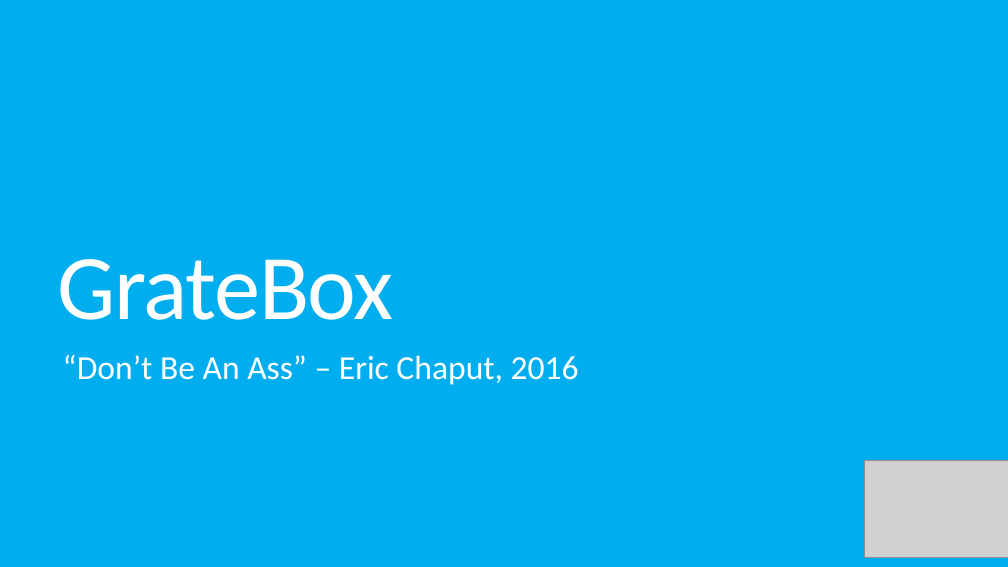
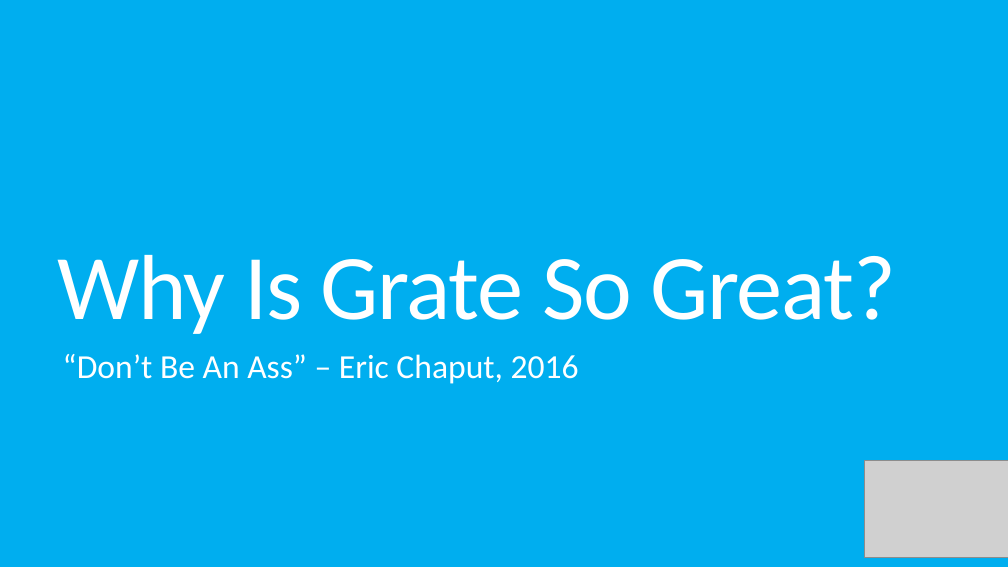
Before and after one commit to KelvinKKLin/GrateBox, a slide deck: slide 7 of Presentation.pptx (slide 1 before the commit). Drawn at 1008x567 pixels with LibreOffice and Linux fonts; fonts in the diff are those of the drawing; grey boxes stand for pictures. Boxes give left, top, right and bottom in pixels: in the first picture for what was removed or moved away, otherwise in the second. Text is boxed around its words. In the diff, an @@ line names an element or a change of style, - is before the commit and + after.

```diff
--- a/Presentation.pptx
+++ b/Presentation.pptx
@@ title at (57,255,896,334): text changed @@
-GrateBox
+Why Is Grate So Great?
```
Also in this commit, not shown: 6 other slides changed, 8 slides added, 1 slide removed.
